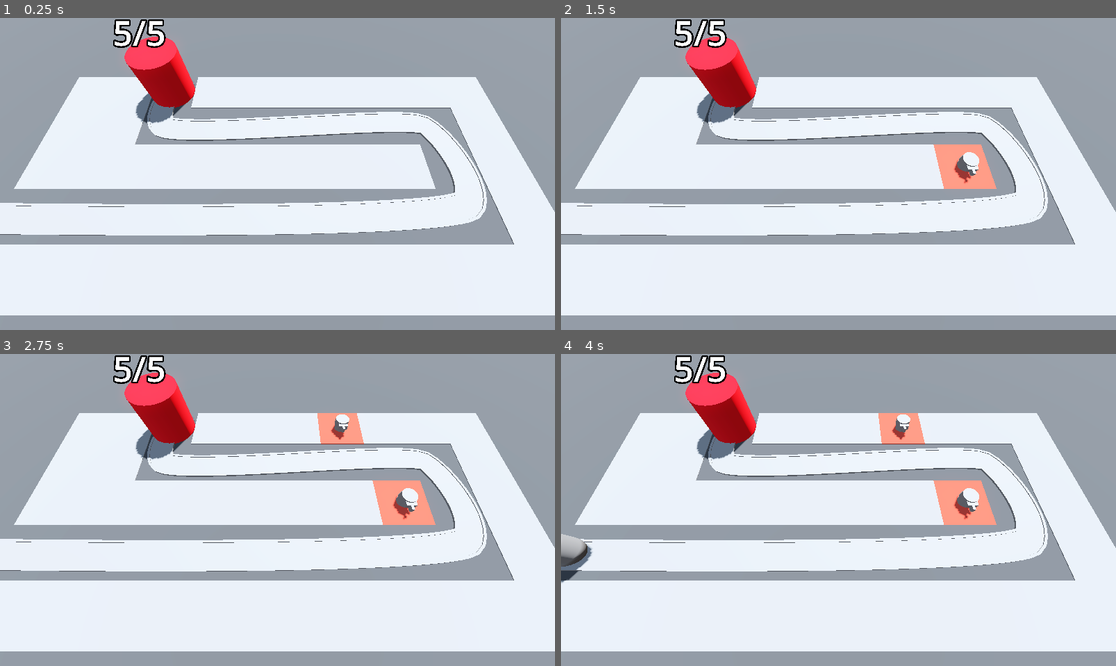
Above: before the commit, frames 1-4 (two rows, left to right).
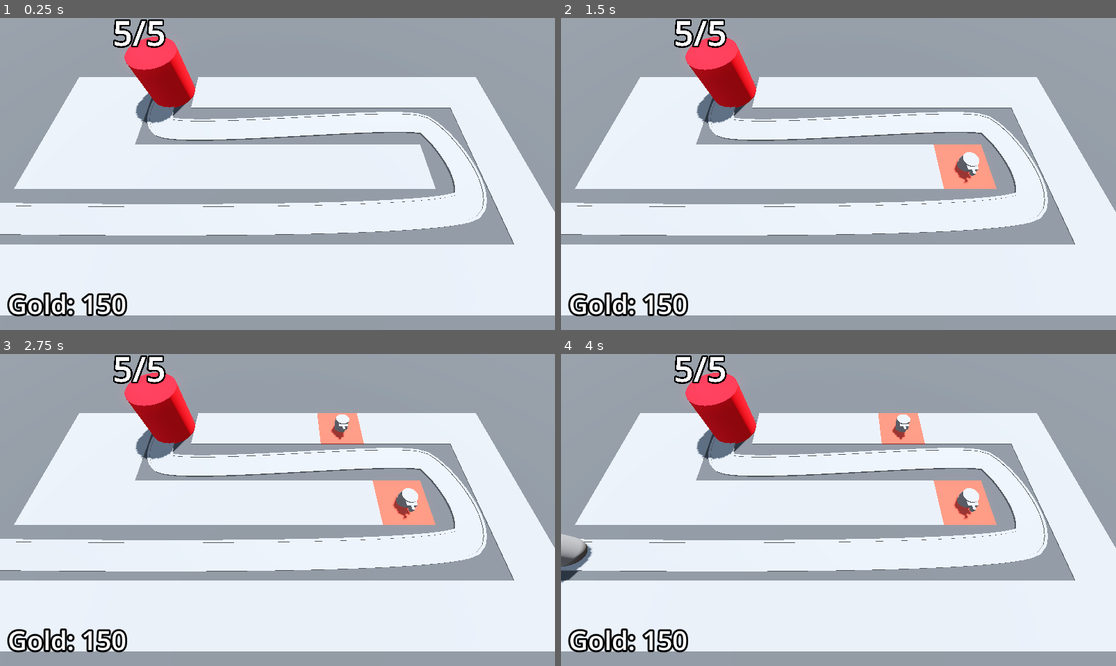
Above: after the commit, the same moments.

Repository: pyxn/godot-barbarian-blaster
Game: Godot game, scene res://Scenes/BaseLevel.tscn
The game is run twice, just before and just after one commit, with the same random seed, the same clock (stepped at 60 frames per second) and the same inputs.
Inputs (mouse positions are in pixels of both pictures, inside the frame that each line leads up to):
- Up to frame 1 (0.25 s): no input
- Up to frame 2 (1.5 s): tap Enter at 0.5 s; move the mouse to (960, 158) at 0.52 s; press the mouse at (960, 158) at 0.53 s; tap Space at 1.25 s; move the mouse to (727, 189) at 1.27 s; release the mouse at (727, 189) at 1.28 s; click (727, 189) at 1.35 s
- Up to frame 3 (2.75 s): tap Enter at 2 s; move the mouse to (333, 441) at 2.02 s; press the mouse at (333, 441) at 2.03 s
- Up to frame 4 (4 s): tap Space at 2.75 s; move the mouse to (810, 572) at 2.77 s; release the mouse at (810, 572) at 2.78 s; click (810, 572) at 2.85 s; move the mouse to (1005, 556) at 3.52 s; press the mouse at (1005, 556) at 3.53 s

The runs differ from the first frame. In frame 1, 0.9% of the frame differs, in the area x 1-23%, y 87-96%; in frame 2, 0.9%; in frame 3, 0.9%; in frame 4, 0.9%.

Commit message:
54/Control nodes and UI

Diff:
--- /dev/null
+++ b/Scenes/Bank.gd
@@ -0,0 +1,13 @@
+extends MarginContainer
+
+@export var starting_gold := 150
+@onready var label: Label = $Label
+
+var gold: int:
+	set(gold_in):
+		gold = max(gold_in, 0)
+		label.text = "Gold: " + str(gold)
+
+
+func _ready() -> void:
+	gold = starting_gold
--- a/Scenes/BaseLevel.tscn
+++ b/Scenes/BaseLevel.tscn
@@ -7,6 +7,7 @@
 [ext_resource type="PackedScene" uid="uid://dnirr3ih3xdcg" path="res://Scenes/RayPickerCamera/RayPickerCamera.tscn" id="4_bhgsg"]
 [ext_resource type="Script" path="res://Scripts/TurretManager.gd" id="5_xapjd"]
 [ext_resource type="PackedScene" uid="uid://buj7rplqifj5" path="res://Scenes/Turret/Turret.tscn" id="6_rdr20"]
+[ext_resource type="Script" path="res://Scenes/Bank.gd" id="8_pr13b"]
 
 [sub_resource type="ProceduralSkyMaterial" id="ProceduralSkyMaterial_xqh1w"]
 sky_horizon_color = Color(0.64625, 0.65575, 0.67075, 1)
@@ -30,6 +31,11 @@
 "tilts": PackedFloat32Array(0, 0, 0, 0, 0)
 }
 point_count = 5
+
+[sub_resource type="LabelSettings" id="LabelSettings_xb6a5"]
+font_size = 55
+outline_size = 16
+outline_color = Color(0, 0, 0, 1)
 
 [node name="BaseLevel" type="Node3D"]
 
@@ -112,4 +118,26 @@
 turret = ExtResource("6_rdr20")
 enemy_path = NodePath("../EnemyPath")
 
+[node name="Bank" type="MarginContainer" parent="."]
+anchors_preset = 15
+anchor_right = 1.0
+anchor_bottom = 1.0
+grow_horizontal = 2
+grow_vertical = 2
+size_flags_horizontal = 4
+size_flags_vertical = 4
+mouse_filter = 2
+theme_override_constants/margin_left = 16
+theme_override_constants/margin_top = 16
+theme_override_constants/margin_right = 16
+theme_override_constants/margin_bottom = 16
+script = ExtResource("8_pr13b")
+
+[node name="Label" type="Label" parent="Bank"]
+layout_mode = 2
+size_flags_horizontal = 0
+size_flags_vertical = 8
+text = "Placeholder Text"
+label_settings = SubResource("LabelSettings_xb6a5")
+
 [connection signal="timeout" from="EnemyPath/Timer" to="EnemyPath" method="spawn_enemy"]
Not shown: 1 places in Scenes/BaseLevel.tscn that only renumber resources
